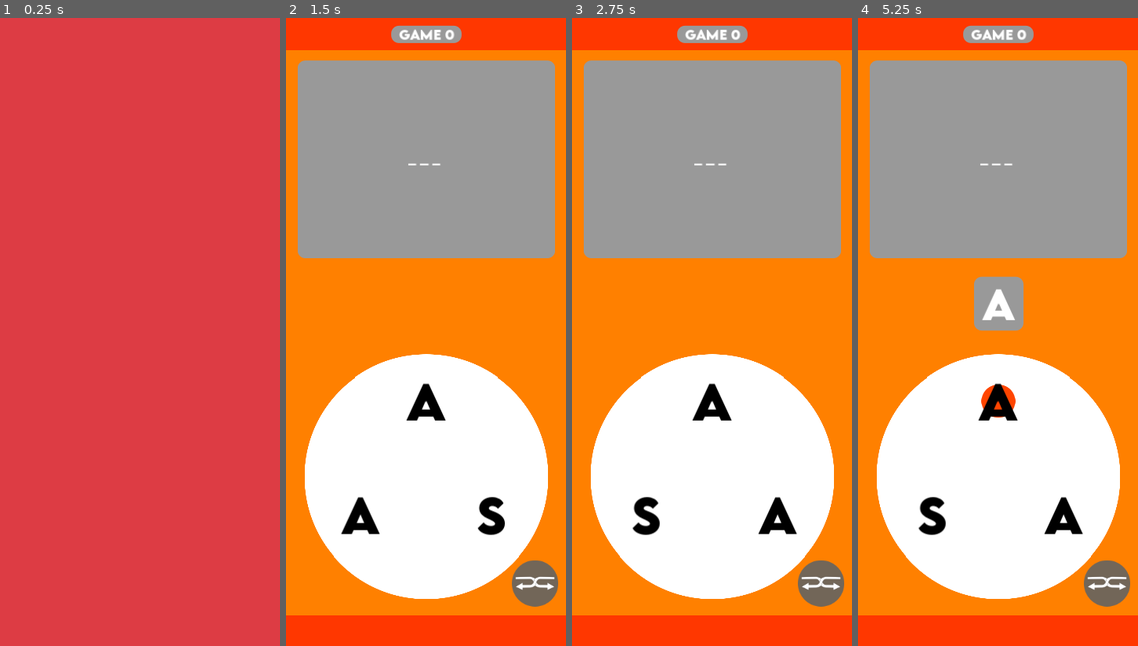
Above: before the commit, frames 1-4 (left to right).
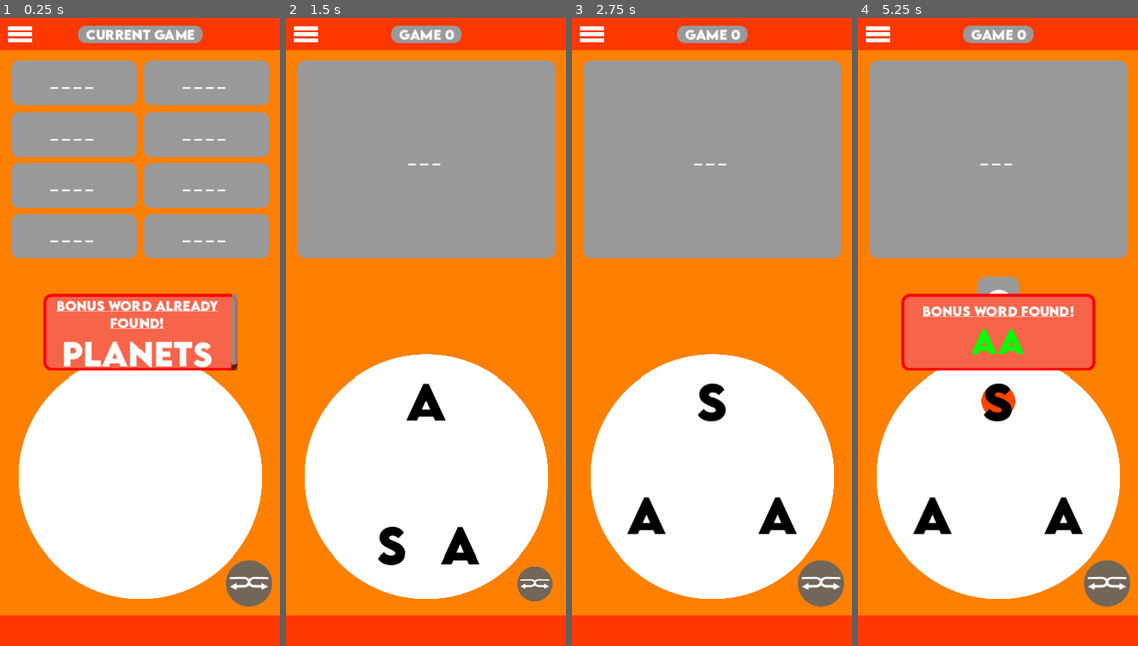
Above: after the commit, the same moments.

Repository: Kimedero/Neno-Play
Game: Godot game, scene res://main_scene.tscn
The game is run twice, just before and just after one commit, with the same random seed, the same clock (stepped at 60 frames per second) and the same inputs.
Inputs (mouse positions are in pixels of both pictures, inside the frame that each line leads up to):
- Up to frame 1 (0.25 s): no input
- Up to frame 2 (1.5 s): click (305, 30) at 0.52 s; click (535, 583) at 1.25 s
- Up to frame 3 (2.75 s): click (821, 583) at 2 s
- Up to frame 4 (5.25 s): click (1107, 583) at 2.75 s; tap Enter at 3.5 s; drag from (998, 401) to (933, 514) at 3.52 s; drag from (1062, 514) to (933, 514) at 4.27 s; move the mouse to (998, 401) at 5.02 s; click (998, 401) at 5.17 s

The runs differ from the first frame. In frame 1, 100% of the frame differs, in the area x 0-100%, y 0-100%; in frame 2, 2.4%; in frame 3, 0.9%; in frame 4, 9.4%.

Commit message:
Game over!
Set up a simple game over screen.
Also put up a menu button, but the functionality is not added yet.
Still thinking of how I can implement the saving functionality.

Diff:
--- /dev/null
+++ b/images/menu_normal.svg
@@ -0,0 +1,13 @@
+<?xml version="1.0" encoding="UTF-8"?>
+<svg id="Layer_1_copy" data-name="Layer 1 copy" xmlns="http://www.w3.org/2000/svg" viewBox="0 0 80 101">
+  <defs>
+    <style>
+      .cls-1 {
+        fill: #fff;
+      }
+    </style>
+  </defs>
+  <path class="cls-1" d="m.55,24.4c25.38,0,50.76,0,76.14,0q2.8,0,2.8,2.86c0,2.5,0,5,0,7.5q0,2.68-2.64,2.68c-21.82,0-43.63,0-65.45,0-3.62,0-7.24,0-10.85,0v-13.04Z"/>
+  <path class="cls-1" d="m.55,43.96c25.33,0,50.65,0,75.98,0,.55,0,1.1.03,1.64,0,.87-.04,1.32.29,1.32,1.22-.02,3.53-.02,7.06,0,10.6,0,.93-.44,1.26-1.32,1.22-.55-.02-1.1,0-1.64,0-25.33,0-50.65,0-75.98,0v-13.04Z"/>
+  <path class="cls-1" d="m.55,63.53c25.52,0,51.04,0,76.57,0q2.37,0,2.37,2.29c0,3.58,0,7.17,0,10.75-25.87,0-51.75,0-77.62.03-1.13,0-1.38-.22-1.35-1.34.09-3.91.03-7.82.03-11.74Z"/>
+</svg>
--- /dev/null
+++ b/images/menu_pressed.svg
@@ -0,0 +1,17 @@
+<?xml version="1.0" encoding="UTF-8"?>
+<svg id="Layer_1" data-name="Layer 1" xmlns="http://www.w3.org/2000/svg" viewBox="0 0 80 101">
+  <defs>
+    <style>
+      .cls-1 {
+        fill: #9f9f9f;
+      }
+
+      .cls-2 {
+        fill: #9e9e9e;
+      }
+    </style>
+  </defs>
+  <path class="cls-2" d="m.55,24.4c25.38,0,50.76,0,76.14,0q2.8,0,2.8,2.86c0,2.5,0,5,0,7.5q0,2.68-2.64,2.68c-21.82,0-43.63,0-65.45,0-3.62,0-7.24,0-10.85,0v-13.04Z"/>
+  <path class="cls-2" d="m.55,43.96c25.33,0,50.65,0,75.98,0,.55,0,1.1.03,1.64,0,.87-.04,1.32.29,1.32,1.22-.02,3.53-.02,7.06,0,10.6,0,.93-.44,1.26-1.32,1.22-.55-.02-1.1,0-1.64,0-25.33,0-50.65,0-75.98,0v-13.04Z"/>
+  <path class="cls-1" d="m.55,63.53c25.52,0,51.04,0,76.57,0q2.37,0,2.37,2.29c0,3.58,0,7.17,0,10.75-25.87,0-51.75,0-77.62.03-1.13,0-1.38-.22-1.35-1.34.09-3.91.03-7.82.03-11.74Z"/>
+</svg>
--- a/main_scene.gd
+++ b/main_scene.gd
@@ -56,7 +56,8 @@
 
 @onready var current_game_label: Label = $UpperPart/CurrentGameLabel
 
-@onready var screen_color_rect: ColorRect = $ScreenColorRect
+@onready var screen_transition_color_rect: ColorRect = $ScreenTransitionColorRect
+@onready var game_over_screen_color_rect: ColorRect = $GameOverScreenColorRect
 
 func _ready() -> void:
 	initialize_game()
@@ -98,6 +99,8 @@
 	dictionary_choice()
 
 	handling_notches()
+
+	game_over_screen_color_rect.visible = false
 
 
 func load_next_game():
@@ -139,6 +142,7 @@
 		word_columns = curr_game_settings.columns
 		words_to_find_array = curr_game_settings.words_to_find
 	else:
+		game_over_transition()
 		print("Congrats! You kwinished the game! You're done!")
 
 
@@ -211,7 +215,7 @@
 
 					if found_words_array.size() == words_to_find_array.size():
 						current_game += 1
-						print("Congratulations! You finished the game!")
+						#print("Congratulations! You finished the game!")
 						screen_transition()
 						#load_next_game()
 				else:
@@ -346,18 +350,30 @@
 
 func screen_transition():
 	#screen_color_rect.scale = Vector2(0, 1)
-	screen_color_rect.pivot_offset = Vector2(0, size.y * 0.5)
+	screen_transition_color_rect.pivot_offset = Vector2(0, size.y * 0.5)
 
 	var screen_transition_tween := create_tween()
-	screen_transition_tween.tween_property(screen_color_rect, "scale:x", 1, 0.8)
+	screen_transition_tween.tween_property(screen_transition_color_rect, "scale:x", 1, 0.8)
 
 	# We wait to cover the screen before loading the next game
 	screen_transition_tween.tween_callback(load_next_game)
 
-	screen_transition_tween.tween_property(screen_color_rect, "pivot_offset", Vector2(size.x, size.y * 0.5), 0.05)
-	screen_transition_tween.tween_property(screen_color_rect, "scale:x", 0, 0.5)
+	screen_transition_tween.tween_property(screen_transition_color_rect, "pivot_offset", Vector2(size.x, size.y * 0.5), 0.05)
+	screen_transition_tween.tween_property(screen_transition_color_rect, "scale:x", 0, 0.5)
 	screen_transition_tween.set_ease(Tween.EASE_IN_OUT)
 	screen_transition_tween.set_trans(Tween.TRANS_QUINT)
+
+
+func game_over_transition():
+	game_over_screen_color_rect.visible = true
+	game_over_screen_color_rect.scale = Vector2(0, 1)
+
+	game_over_screen_color_rect.pivot_offset = Vector2(0, size.y * 0.5)
+
+	var game_over_transition_tween := create_tween()
+	game_over_transition_tween.tween_property(game_over_screen_color_rect, "scale:x", 1, 0.4)
+	game_over_transition_tween.set_ease(Tween.EASE_OUT)
+	game_over_transition_tween.set_trans(Tween.TRANS_SINE)
 
 
 func dictionary_choice():
--- a/main_scene.tscn
+++ b/main_scene.tscn
@@ -1,9 +1,11 @@
-[gd_scene load_steps=10 format=3 uid="uid://gvbdsf52q083"]
+[gd_scene load_steps=12 format=3 uid="uid://gvbdsf52q083"]
 
 [ext_resource type="Theme" uid="uid://b7jeweedjkdla" path="res://main_theme.tres" id="1_8mm7a"]
 [ext_resource type="Script" uid="uid://by2vfsylw04mb" path="res://main_scene.gd" id="2_8mm7a"]
 [ext_resource type="Script" uid="uid://bkpghatcwe0s4" path="res://found_words_grid_container.gd" id="3_hq1ik"]
+[ext_resource type="Texture2D" uid="uid://c7lv2cdbrjjis" path="res://images/menu_normal.svg" id="3_wr18j"]
 [ext_resource type="PackedScene" uid="uid://cw1m6t16es0w1" path="res://letter.tscn" id="4_66tet"]
+[ext_resource type="Texture2D" uid="uid://b3aj44pyhjquk" path="res://images/menu_pressed.svg" id="4_qwutr"]
 [ext_resource type="Texture2D" uid="uid://t1jkrjb6pyo3" path="res://images/MainDot.svg" id="5_7ycvg"]
 [ext_resource type="FontFile" uid="uid://7cf3304i5wno" path="res://dot/dot_fonts/LEMONMILK-Bold.otf" id="5_hq1ik"]
 [ext_resource type="PackedScene" uid="uid://dref8wox5x8xu" path="res://word/word_panel.tscn" id="5_nfk4m"]
@@ -69,6 +71,17 @@
 grow_vertical = 2
 text = "Current Game"
 
+[node name="MenuTextureButton" type="TextureButton" parent="UpperPart"]
+custom_minimum_size = Vector2(50, 10)
+layout_mode = 1
+anchors_preset = -1
+anchor_bottom = 1.0
+grow_vertical = 2
+texture_normal = ExtResource("3_wr18j")
+texture_pressed = ExtResource("4_qwutr")
+ignore_texture_size = true
+stretch_mode = 5
+
 [node name="MiddlePart" type="Control" parent="."]
 layout_mode = 1
 anchor_top = 0.05
@@ -354,7 +367,8 @@
 horizontal_alignment = 1
 vertical_alignment = 1
 
-[node name="ScreenColorRect" type="ColorRect" parent="."]
+[node name="ScreenTransitionColorRect" type="ColorRect" parent="."]
+visible = false
 layout_mode = 1
 anchors_preset = 15
 anchor_right = 1.0
@@ -362,3 +376,34 @@
 grow_horizontal = 2
 grow_vertical = 2
 color = Color(0.866667, 0.235294, 0.266667, 1)
+
+[node name="GameOverScreenColorRect" type="ColorRect" parent="."]
+visible = false
+layout_mode = 1
+anchors_preset = 15
+anchor_right = 1.0
+anchor_bottom = 1.0
+grow_horizontal = 2
+grow_vertical = 2
+color = Color(0.262745, 0.839216, 0.2, 1)
+
+[node name="GameOverLabel" type="Label" parent="GameOverScreenColorRect"]
+layout_mode = 1
+anchors_preset = 8
+anchor_left = 0.5
+anchor_top = 0.5
+anchor_right = 0.5
+anchor_bottom = 0.5
+offset_left = -20.0
+offset_top = -11.0
+offset_right = 20.0
+offset_bottom = 11.0
+grow_horizontal = 2
+grow_vertical = 2
+text = "You kwinished the game!
+Amazing!
+Would you like to
+go outside
+and touch grass?"
+horizontal_alignment = 1
+vertical_alignment = 1
--- a/resources/game_maker.gd
+++ b/resources/game_maker.gd
@@ -8,7 +8,7 @@
 		},
 	1:{ # swahili
 		0:{"letters":"Saa", "words_to_find":["SaA"], "columns":1},
-		1:{"letters":"SANAA", "words_to_find":["SAA", "SANA", "NASA", "ANASA", "SANAA"], "columns":1},
-		2:{"letters":"HABARI", "words_to_find":["BIA", "BARA", "HABA", "raha", "HABARI", "BAHARI"], "columns":2},
+		#1:{"letters":"SANAA", "words_to_find":["SAA", "SANA", "NASA", "ANASA", "SANAA"], "columns":1},
+		#2:{"letters":"HABARI", "words_to_find":["BIA", "BARA", "HABA", "raha", "HABARI", "BAHARI"], "columns":2},
 	},
 }
